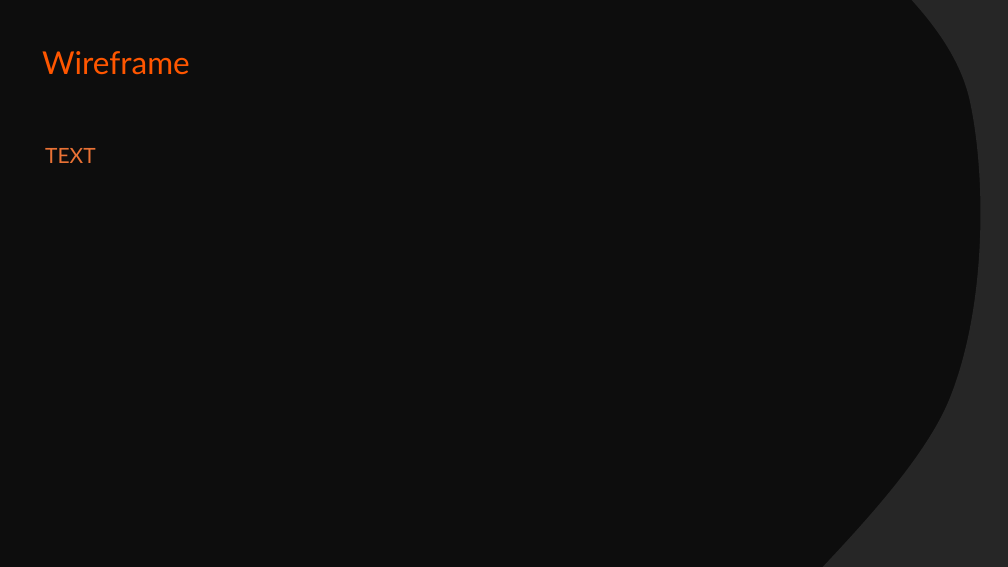
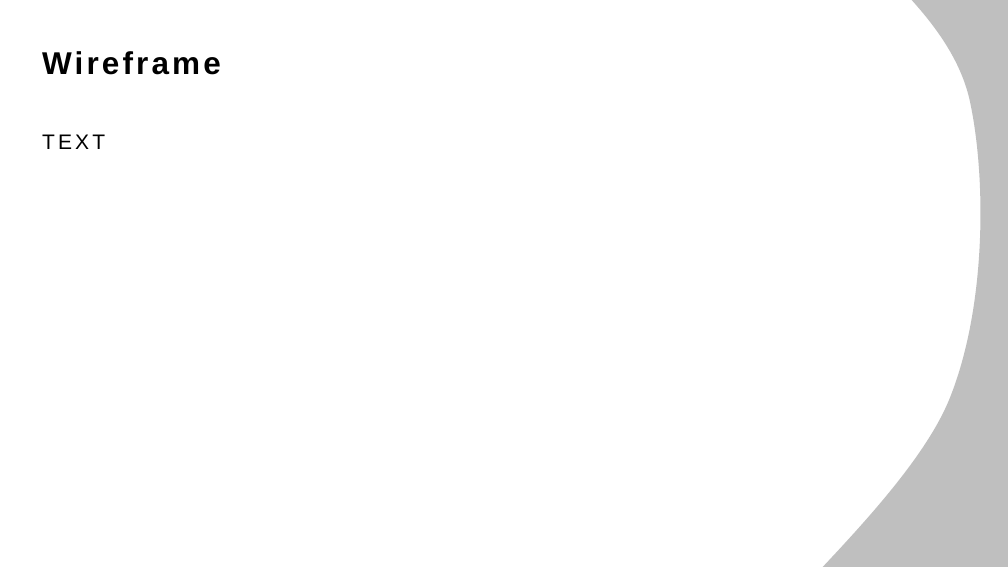
Before and after one commit to Adrien-Ray/visualtgr, a slide deck: slide 12 of design/AD/dossier-conception/dossier-conception.pptx. Drawn at 1008x567 pixels with LibreOffice and Linux fonts; fonts in the diff are those of the drawing. Boxes give left, top, right and bottom in pixels: in the first picture for what was removed or moved away, otherwise in the second. Text is boxed around its words. In the diff, an @@ line names an element or a change of style, - is before the commit and + after.

```diff
--- a/design/AD/dossier-conception/dossier-conception.pptx
+++ b/design/AD/dossier-conception/dossier-conception.pptx
@@ rectangle removed at (0, 0, 1008, 567) @@
@@ freeform shape at (746, 0, 1008, 567): fill #262626 to #BFBFBF @@
@@ text "Wireframe" at (42, 51, 221, 75): font Lato to Arial, text colour #FF5600 to #000000, letter spacing 0 to 3 pt, bold on @@
@@ text "TEXT": place and size @@
-text "TEXT" at (45, 148, 96, 163)
+text "TEXT" at (42, 134, 105, 149)
@@ text "TEXT" at (42, 134, 105, 149): font Lato to Arial, text colour #EA7235 to #000000, letter spacing 0 to 3 pt @@
```
Also in this commit, not shown: 16 other slides changed, 7 other files.
